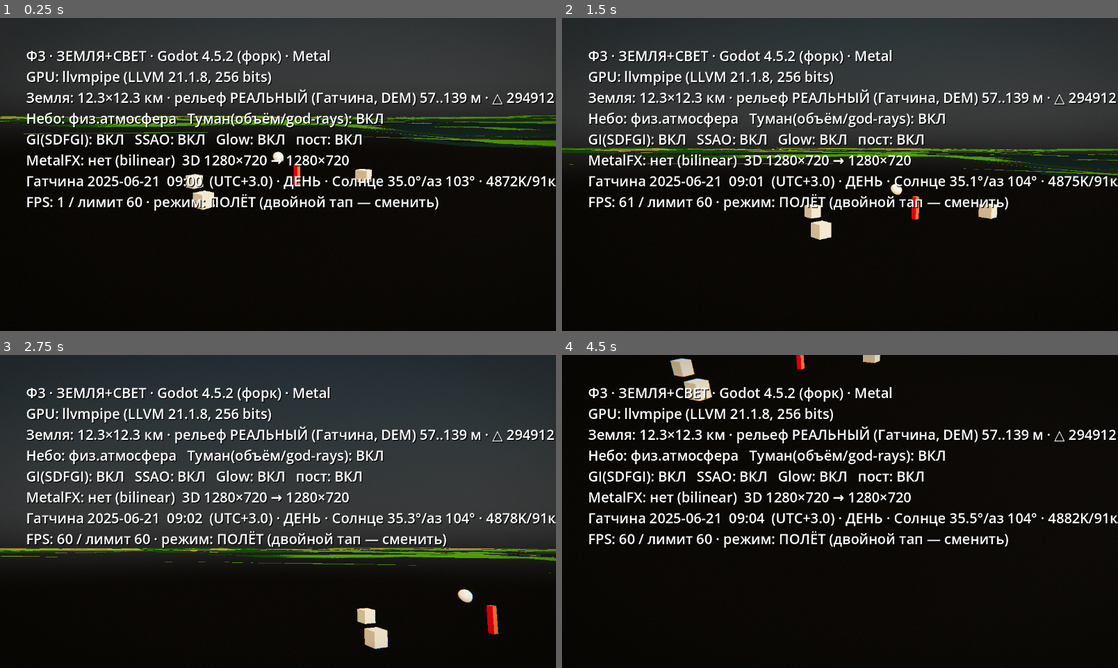
Above: before the commit, frames 1-4 (two rows, left to right).
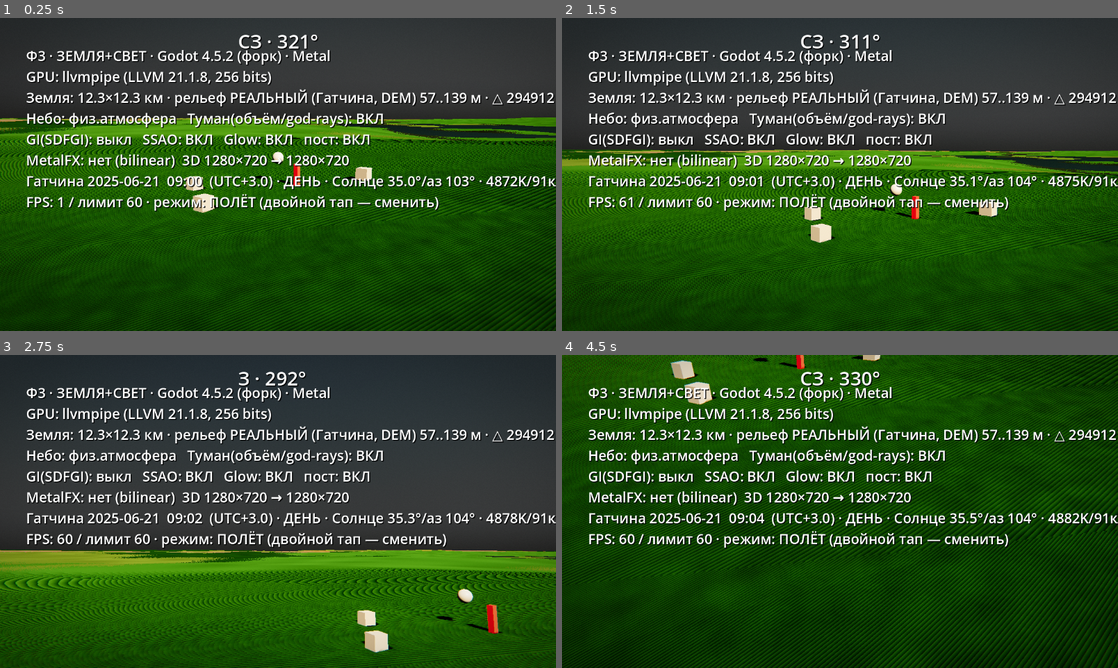
Above: after the commit, the same moments.

Repository: B760m670/mmorpg3dnew
Game: Godot game, scene res://scenes/light_stage.tscn
Same seed, same stepped clock (60 frames per second), same inputs: the game is played once before the commit and once after it.
Inputs (mouse positions are in pixels of both pictures, inside the frame that each line leads up to):
- Up to frame 1 (0.25 s): no input
- Up to frame 2 (1.5 s): move the mouse to (962, 158) at 0.52 s; click (962, 158) at 0.67 s; drag from (728, 190) to (812, 237) at 1.27 s
- Up to frame 3 (2.75 s): move the mouse to (333, 442) at 2.02 s; click (333, 442) at 2.17 s
- Up to frame 4 (4.5 s): drag from (812, 574) to (673, 464) at 2.77 s; move the mouse to (1006, 558) at 3.52 s; click (1006, 558) at 3.67 s; drag from (673, 464) to (756, 433) at 4.27 s

The runs differ from the first frame. In frame 1, 62% of the frame differs, in the area x 0-100%, y 5-100%; in frame 2, 55%; in frame 3, 38%; in frame 4, 86%, in the area x 0-100%, y 0-100%.

Commit message:
КОРЕНЬ НАЙДЕН: земля была невидима сверху (winding) — мир жил под «дном неба»
Расследование «зелёных объектов на горизонте» вскрыло главный дефект:
треугольники рельефа были завёрнуты лицом ВНИЗ → cull_back прятал всю
землю при взгляде сверху. Видимая «плоская коричневая земля» была нижней
полусферой неба (ground_color PhysicalSky), предметы висели над ней, а
«зелёные объекты» — лоскуты настоящей земли, торчавшие из-за горизонта
нижней полусферы. Исправлен порядок индексов (лицо вверх), cull_back
возвращён.

Сопутствующее, вскрытое тем же расследованием:
- текстура высот: R32F не фильтруется на Apple GPU/llvmpipe → RH (half,
  точность ~2 см) — пиксельные нормали из неё теперь верны
- шейдер земли: нормали НА ПИКСЕЛЬ из текстуры высот (гладкая даль по
  мип-уровням, рельефный свет вблизи) + микронормали грунта у ног +
  прижатие дальней нормали к вертикали (ленты берегов не вспыхивают)
- SDFGI выключен для открытого мира (каскады-пузырь вокруг камеры давали
  скачок яркости на границе; GI открытых пространств — задача движка)
- вода: защита от мега-объектов (залив/длинные реки, контур вне сетки
  высот) — реки отдельным слоем позже
- воздушная перспектива смягчена; глубинный туман в форке инертен — баг
  движка, записан

НОВОЕ — КОМПАС (по заказу): сверху по центру, буквы+азимут, один источник
правды для полёта и пешехода; север мира = −Z, выверен по Солнцу (полдень
— строго юг). Без кнопок и интерфейсов.

Co-Authored-By: Claude Fable 5 <noreply@anthropic.com>
Claude-Session: https://claude.ai/code/session_011pJt8xA6v8KEwtPnSYGg9D

Diff:
--- a/game2/scripts/world/light_stage.gd
+++ b/game2/scripts/world/light_stage.gd
@@ -7,7 +7,10 @@
 
 const ENABLE_POST := true
 const ENABLE_METALFX := true
-const ENABLE_GI := true          # SDFGI (реальный отскок света)
+# SDFGI ВЫКЛЮЧЕН для открытого мира: его каскады покрывают лишь пузырь у
+# камеры, за ним земля светится полным небом → яркая полоса на дали
+# («зелёные объекты» на горизонте). GI открытых пространств — задача движка.
+const ENABLE_GI := false
 const ENABLE_SSAO := true        # контактные тени
 const ENABLE_GLOW := true        # мягкое свечение в бликах
 
@@ -167,14 +170,15 @@
 
 	# воздушная перспектива: дальний рельеф растворяется в ЦВЕТЕ НЕБА (aerial=1),
 	# контраст тёмная-земля/светлое-небо у горизонта падает → уходит алиасинг гряд
+	# воздушная перспектива: мягкая, не «зажигает» дальнюю землю цветом неба
 	env.fog_enabled = true
 	env.fog_mode = Environment.FOG_MODE_DEPTH
-	env.fog_light_color = Color(0.80, 0.84, 0.92)
-	env.fog_density = 0.0016
+	env.fog_light_color = Color(0.58, 0.64, 0.74)
+	env.fog_density = 0.0007
 	env.fog_sky_affect = 0.0
-	env.fog_aerial_perspective = 1.0
-	env.fog_depth_begin = 250.0
-	env.fog_depth_end = 7000.0                    # территория 12.3 км — видим даль
+	env.fog_aerial_perspective = 0.55
+	env.fog_depth_begin = 400.0
+	env.fog_depth_end = 9500.0
 
 	# ОБЪЁМНЫЙ туман: даёт световые шахты (god-rays) — тени в солнце режут
 	# рассеяние, вперёд-рассеяние (anisotropy) тянет свет к солнцу.
@@ -319,7 +323,29 @@
 	_hud.position = Vector2(60, 64)
 	_hud.set_meta("gi_off", gi_off)
 	ui.add_child(_hud)
+
+	# КОМПАС: сверху по центру, буквы + азимут; един для полёта и пешехода.
+	# Север мира = −Z (выверено по Солнцу: в полдень оно строго на юге).
+	_compass = Label.new()
+	_compass.add_theme_font_size_override("font_size", 44)
+	_compass.add_theme_color_override("font_shadow_color", Color(0, 0, 0, 0.9))
+	_compass.add_theme_constant_override("shadow_offset_x", 2)
+	_compass.add_theme_constant_override("shadow_offset_y", 2)
+	ui.add_child(_compass)
 	_update_hud()
+
+var _compass: Label
+const _WINDS := ["С", "СВ", "В", "ЮВ", "Ю", "ЮЗ", "З", "СЗ"]
+
+func _update_compass() -> void:
+	if _compass == null:
+		return
+	var yaw := _walker.yaw() if _walk_active else _cam.yaw()
+	var heading := fposmod(-rad_to_deg(yaw), 360.0)
+	var wind: String = _WINDS[int(round(heading / 45.0)) % 8]
+	_compass.text = "%s · %d°" % [wind, int(round(heading)) % 360]
+	var w := get_viewport().get_visible_rect().size.x
+	_compass.position = Vector2(w * 0.5 - _compass.size.x * 0.5, 22.0)
 
 # --- материалы/текстуры ---
 func _lit_mat(col: Color, rough: float) -> StandardMaterial3D:
@@ -407,3 +433,4 @@
 	if _post_mat != null:
 		_post_mat.set_shader_parameter("t", float(Time.get_ticks_msec()) / 1000.0)
 	_update_hud()
+	_update_compass()
--- a/game2/scripts/world/terrain.gd
+++ b/game2/scripts/world/terrain.gd
@@ -80,16 +80,15 @@
 	var h11 := _dem_at(i + 1, j + 1)
 	return lerp(lerp(h00, h10, fx), lerp(h01, h11, fx), fy)
 
-## высота поверхности мира (м); 0 — уровень центра территории
+## высота поверхности мира (м); 0 — уровень центра территории.
+## Гладкий DEM без шума: видимая поверхность, коллизия и вода согласованы;
+## мелкая неровность грунта — пиксельными нормалями в шейдере (без смещения).
 func height(x: float, z: float) -> float:
 	if real_dem:
-		var h := _dem_height(x, z) - _h_ref
-		h += _ridge.get_noise_2d(x, z) * 0.5       # слой детализации вблизи
-		return h
+		return _dem_height(x, z) - _h_ref
 	# фолбэк: процедурная равнина (ИМИТАЦИЯ, помечено)
 	var hp := _noise.get_noise_2d(x, z) * 14.0
 	hp += _noise.get_noise_2d(x * 3.7 + 100.0, z * 3.7) * 4.0
-	hp += _ridge.get_noise_2d(x, z) * 0.6
 	return hp
 
 func normal_at(x: float, z: float) -> Vector3:
@@ -129,11 +128,7 @@
 			var y := height(x, z)
 			min_h = minf(min_h, y)
 			max_h = maxf(max_h, y)
-			var n := normal_at(x, z)
-			st.set_normal(n)
-			st.set_color(_ground_color(x, z, y, n))
-			st.set_uv(Vector2(x, z) / tile_m)
-			st.add_vertex(Vector3(x, y, z))
+			st.add_vertex(Vector3(x, y, z))   # нормали/цвет считает шейдер на пиксель
 	var row := res + 1
 	for j in range(res):
 		for i in range(res):
@@ -141,30 +136,39 @@
 			var b := a + 1
 			var c := a + row
 			var d := c + 1
-			st.add_index(a); st.add_index(c); st.add_index(b)
-			st.add_index(b); st.add_index(c); st.add_index(d)
+			# порядок обхода: лицо грани — ВВЕРХ (Godot front = по часовой сверху)
+			st.add_index(a); st.add_index(b); st.add_index(c)
+			st.add_index(b); st.add_index(d); st.add_index(c)
 			tri_count += 2
 	return st.commit()
 
-## атрибуты рельефа в вершинном COLOR: r=крутизна, g=низина(сырость), b=шум.
-## Итоговый цвет собирает террейн-шейдер: тон зоны (реальное землепользование)
-## + эти атрибуты.
-func _ground_color(x: float, z: float, y: float, n: Vector3) -> Color:
-	var slope := clampf((1.0 - n.y) * 3.5, 0.0, 1.0)
-	var v := _ridge.get_noise_2d(x * 0.7, z * 0.7) * 0.5 + 0.5
-	var lowland := 0.0
-	if real_dem:
-		var habs := y + _h_ref
-		lowland = clampf((abs_min + 6.0 - habs) / 6.0, 0.0, 1.0)
-	return Color(slope, lowland, v)
-
 const ZONES_PATH := "res://assets/dem/zones_1024.bin"
 const ZONES_N := 1024
 
+## текстура высот для шейдера (RF, с мип-уровнями): пиксельные нормали и
+## гладкое освещение дали — из неё
+func _height_texture() -> ImageTexture:
+	var floats := PackedFloat32Array()
+	floats.resize(DEM_N * DEM_N)
+	var half := DEM_HALF
+	for j in range(DEM_N):
+		var z := -half + DEM_STEP * float(j)
+		for i in range(DEM_N):
+			floats[j * DEM_N + i] = height(-half + DEM_STEP * float(i), z)
+	var img := Image.create_from_data(DEM_N, DEM_N, false, Image.FORMAT_RF,
+		floats.to_byte_array())
+	# R32F не фильтруется линейно на Apple GPU и llvmpipe → half-float (RH):
+	# фильтруется везде, точность ~2 см на наших высотах
+	img.convert(Image.FORMAT_RH)
+	img.generate_mipmaps()
+	return ImageTexture.create_from_image(img)
+
 func _ground_material() -> ShaderMaterial:
-	# террейн-шейдер: зоны реального землепользования + атрибуты рельефа
+	# террейн-шейдер: пиксельные нормали из высот + зоны землепользования
 	var m := ShaderMaterial.new()
 	m.shader = load("res://shaders/world/terrain.gdshader")
+	m.set_shader_parameter("height_tex", _height_texture())
+	m.set_shader_parameter("dem_half", DEM_HALF)
 	var f := FileAccess.open(ZONES_PATH, FileAccess.READ)
 	if f != null:
 		var bytes := f.get_buffer(ZONES_N * ZONES_N)
@@ -175,6 +179,7 @@
 		var img1 := Image.create(4, 4, false, Image.FORMAT_R8)
 		m.set_shader_parameter("zone_tex", ImageTexture.create_from_image(img1))
 	m.set_shader_parameter("zone_size_m", world_size_m)
+	m.set_shader_parameter("wet_level", (abs_min + 6.0) - _h_ref if real_dem else -3.0)
 	return m
 
 ## ФИЗИКА: рельеф — твёрдое тело (HeightMapShape по той же height()).
--- a/game2/scripts/world/walker.gd
+++ b/game2/scripts/world/walker.gd
@@ -57,6 +57,9 @@
 	visible = false
 	set_physics_process(false)
 	set_process_input(false)
+
+func yaw() -> float:
+	return _yaw
 
 func _apply_look() -> void:
 	_pitch = clampf(_pitch, deg_to_rad(-85.0), deg_to_rad(85.0))
--- a/game2/scripts/world/water.gd
+++ b/game2/scripts/world/water.gd
@@ -23,6 +23,7 @@
 		push_warning("[water] не разобрался JSON")
 		return
 	var mat := _water_material()
+	var skipped := 0
 	for rec_v in arr:
 		var rec: Dictionary = rec_v
 		if not rec.has("polys"):
@@ -31,6 +32,12 @@
 			var outer: Array = poly[0]          # внешнее кольцо (дырки позже)
 			if outer.size() < 3:
 				continue
+			# мега-объекты (Финский залив, длинные реки): контур уходит за
+			# пределы сетки высот → уровень по краевым значениям ложится ВЫШЕ
+			# рельефа и лист накрывает мир. Пропускаем; реки — отдельным слоем.
+			if _ring_out_of_bounds(outer):
+				skipped += 1
+				continue
 			var mesh := _build_surface_mesh(outer, rec.get("name"))
 			if mesh != null:
 				var mi := MeshInstance3D.new()
@@ -38,7 +45,21 @@
 				mi.material_override = mat
 				add_child(mi)
 				count_built += 1
-	print("[water] зеркал воды построено: %d (по реальным контурам)" % count_built)
+	print("[water] зеркал воды: %d (реальные контуры); пропущено мега/внешних: %d" % [
+		count_built, skipped])
+
+const BOUND_M := 6800.0             # в пределах территории и сетки высот
+const MAX_DIM_M := 3500.0           # крупнее — не озеро Гатчины (залив/река)
+
+func _ring_out_of_bounds(ring: Array) -> bool:
+	var minx := INF; var maxx := -INF
+	var miny := INF; var maxy := -INF
+	for p in ring:
+		minx = minf(minx, p[0]); maxx = maxf(maxx, p[0])
+		miny = minf(miny, p[1]); maxy = maxf(maxy, p[1])
+	if minx < -BOUND_M or maxx > BOUND_M or miny < -BOUND_M or maxy > BOUND_M:
+		return true
+	return (maxx - minx) > MAX_DIM_M or (maxy - miny) > MAX_DIM_M
 
 func _build_surface_mesh(ring: Array, name_v) -> ArrayMesh:
 	# уровень зеркала: медиана рельефа по контуру
--- a/game2/shaders/world/terrain.gdshader
+++ b/game2/shaders/world/terrain.gdshader
@@ -1,26 +1,27 @@
 shader_type spatial;
-// Террейн-материал, шаг 2 генплана: поверхность красится по РЕАЛЬНЫМ зонам
-// землепользования (zone_tex из data/real: луг/парк/лес/поля/город/вода).
-// Вершинный COLOR несёт атрибуты рельефа: r=крутизна, g=низина(сырость), b=шум.
-// Диффуз без зеркалки (нет белой каймы у горизонта). С расстоянием нормаль
-// сглаживается к вертикали — дальний рельеф не мерцает гранями.
-// Зоны пока тонируют базовый цвет; настоящие PBR-наборы текстур лягут поверх
-// этой же карты зон следующим этапом.
+// ЗЕМЛЯ — основа под ногами. Высоты в GPU-текстуре (реальный DEM), нормали
+// считаются НА ПИКСЕЛЬ из неё: дальний рельеф освещается гладко по мип-уровням
+// (мерцающие полосы на горизонте исчезают), ближний — рельефно до кочки.
+// Вблизи добавляются микронормали грунта (сантиметровая неровность) и
+// микровариация цвета. Зоны — реальное землепользование (zone_tex).
+// Видимая поверхность согласована с коллизией (обе — из той же height()).
 render_mode diffuse_burley, specular_disabled, cull_back;
 
-uniform sampler2D zone_tex : filter_nearest;
+uniform sampler2D height_tex : filter_linear_mipmap, repeat_disable;
+uniform float dem_half = 8192.0;         // текстура высот покрывает ±dem_half
+uniform sampler2D zone_tex : filter_nearest, repeat_disable;
 uniform float zone_size_m = 12288.0;
-uniform float flatten_near = 120.0;
-uniform float flatten_far = 900.0;
+uniform float wet_level = -30.0;         // мировая высота сырых низин, м
 
-varying vec3 v_attr;
-varying vec3 v_wnormal;
 varying vec3 v_wpos;
 
 void vertex() {
-	v_attr = COLOR.rgb;
-	v_wnormal = normalize((MODEL_MATRIX * vec4(NORMAL, 0.0)).xyz);
 	v_wpos = (MODEL_MATRIX * vec4(VERTEX, 1.0)).xyz;
+}
+
+float hh(vec2 wxz) {
+	vec2 uv = (wxz + vec2(dem_half)) / (2.0 * dem_half);
+	return texture(height_tex, uv).r;
 }
 
 float hash12(vec2 p) {
@@ -29,33 +30,77 @@
 	return fract((p.x + p.y) * p.x);
 }
 
+// value-шум (билинейный) для микрорельефа/пятен
+float vnoise(vec2 p) {
+	vec2 i = floor(p);
+	vec2 f = fract(p);
+	f = f * f * (3.0 - 2.0 * f);
+	float a = hash12(i);
+	float b = hash12(i + vec2(1, 0));
+	float c = hash12(i + vec2(0, 1));
+	float d = hash12(i + vec2(1, 1));
+	return mix(mix(a, b, f.x), mix(c, d, f.x), f.y);
+}
+
 vec3 zone_tint(int z) {
-	if (z == 1) return vec3(0.150, 0.310, 0.095);   // парк: сочная зелень
-	if (z == 2) return vec3(0.080, 0.185, 0.075);   // лес: тёмная хвоя
-	if (z == 3) return vec3(0.400, 0.345, 0.135);   // поля: соломенный
-	if (z == 4) return vec3(0.330, 0.290, 0.235);   // город: пыльный грунт
-	if (z == 5) return vec3(0.100, 0.140, 0.120);   // берег/дно: тёмный сырой
+	if (z == 1) return vec3(0.150, 0.310, 0.095);   // парк
+	if (z == 2) return vec3(0.080, 0.185, 0.075);   // лес
+	if (z == 3) return vec3(0.340, 0.305, 0.130);   // поля
+	if (z == 4) return vec3(0.330, 0.290, 0.235);   // город
+	if (z == 5) return vec3(0.100, 0.140, 0.120);   // берег/дно
 	if (z == 6) return vec3(0.180, 0.265, 0.110);   // кустарник
-	if (z == 7) return vec3(0.140, 0.185, 0.115);   // болото: тускло-сырое
+	if (z == 7) return vec3(0.140, 0.185, 0.115);   // болото
 	return vec3(0.225, 0.315, 0.120);               // луг
 }
 
 void fragment() {
-	vec2 uv = (v_wpos.xz + vec2(zone_size_m * 0.5)) / zone_size_m;
-	// стохастическое размытие границ зон (~±7 м), чтобы не было резких швов
+	float dist = length(VERTEX);
+
+	// --- нормаль рельефа НА ПИКСЕЛЬ из текстуры высот ---
+	float e = 12.0;
+	float hL = hh(v_wpos.xz + vec2(-e, 0.0));
+	float hR = hh(v_wpos.xz + vec2(e, 0.0));
+	float hN = hh(v_wpos.xz + vec2(0.0, -e));
+	float hS = hh(v_wpos.xz + vec2(0.0, e));
+	float hC = hh(v_wpos.xz);
+	vec3 gn = normalize(vec3(hL - hR, 2.0 * e, hN - hS));   // геометрическая
+	// на дали мип-уровни размазывают склоны берегов → нормали вспыхивают к
+	// солнцу лентами; прижимаем дальнюю нормаль к вертикали (рельеф дали — LOD)
+	gn = normalize(mix(gn, vec3(0.0, 1.0, 0.0), smoothstep(700.0, 2200.0, dist)));
+
+	// --- микронормали грунта вблизи (сантиметровая неровность) ---
+	float nearf = 1.0 - smoothstep(15.0, 90.0, dist);
+	vec3 n = gn;
+	if (nearf > 0.001) {
+		float me = 0.35;
+		float amp = 0.075 * nearf;
+		float mL = vnoise((v_wpos.xz + vec2(-me, 0.0)) * 2.1) + 0.5 * vnoise((v_wpos.xz + vec2(-me, 0.0)) * 7.3);
+		float mR = vnoise((v_wpos.xz + vec2(me, 0.0)) * 2.1) + 0.5 * vnoise((v_wpos.xz + vec2(me, 0.0)) * 7.3);
+		float mN = vnoise((v_wpos.xz + vec2(0.0, -me)) * 2.1) + 0.5 * vnoise((v_wpos.xz + vec2(0.0, -me)) * 7.3);
+		float mS = vnoise((v_wpos.xz + vec2(0.0, me)) * 2.1) + 0.5 * vnoise((v_wpos.xz + vec2(0.0, me)) * 7.3);
+		vec3 mn = normalize(vec3((mL - mR) * amp, 2.0 * me, (mN - mS) * amp));
+		n = normalize(vec3(gn.x + mn.x, gn.y * mn.y, gn.z + mn.z));
+	}
+
+	// --- зона (реальное землепользование), размытая граница ---
+	vec2 zuv = (v_wpos.xz + vec2(zone_size_m * 0.5)) / zone_size_m;
 	vec2 j = (vec2(hash12(v_wpos.xz * 0.37), hash12(v_wpos.xz * 0.53 + 7.0)) - 0.5)
 		* (14.0 / zone_size_m);
-	int z = int(texture(zone_tex, clamp(uv + j, 0.0, 1.0)).r * 255.0 + 0.5);
+	int z = int(texture(zone_tex, clamp(zuv + j, 0.0, 1.0)).r * 255.0 + 0.5);
 	vec3 col = zone_tint(z);
-	col = mix(col, vec3(0.32, 0.25, 0.16), v_attr.r);          // склоны — грунт
-	col = mix(col, vec3(0.15, 0.18, 0.15), v_attr.g * 0.8);    // низины — сырость
-	col *= 1.0 - 0.18 * v_attr.b;                               // пятнистость
+
+	// склоны — грунт; низины — сырость; пятнистость двух масштабов
+	float slope = clamp((1.0 - gn.y) * 3.5, 0.0, 1.0);
+	col = mix(col, vec3(0.32, 0.25, 0.16), slope);
+	float wet = clamp((wet_level - hC) / 6.0, 0.0, 1.0);
+	col = mix(col, vec3(0.15, 0.18, 0.15), wet * 0.8);
+	float broad = vnoise(v_wpos.xz * 0.045);
+	float fine = vnoise(v_wpos.xz * 1.35);
+	col *= 1.0 - 0.16 * broad - 0.12 * fine * nearf;
+
 	ALBEDO = col;
 	ROUGHNESS = 1.0;
 	METALLIC = 0.0;
 	SPECULAR = 0.0;
-	float dist = length(VERTEX);
-	float f = smoothstep(flatten_near, flatten_far, dist);
-	vec3 wn = normalize(mix(v_wnormal, vec3(0.0, 1.0, 0.0), f));
-	NORMAL = normalize((VIEW_MATRIX * vec4(wn, 0.0)).xyz);
+	NORMAL = normalize((VIEW_MATRIX * vec4(n, 0.0)).xyz);
 }
